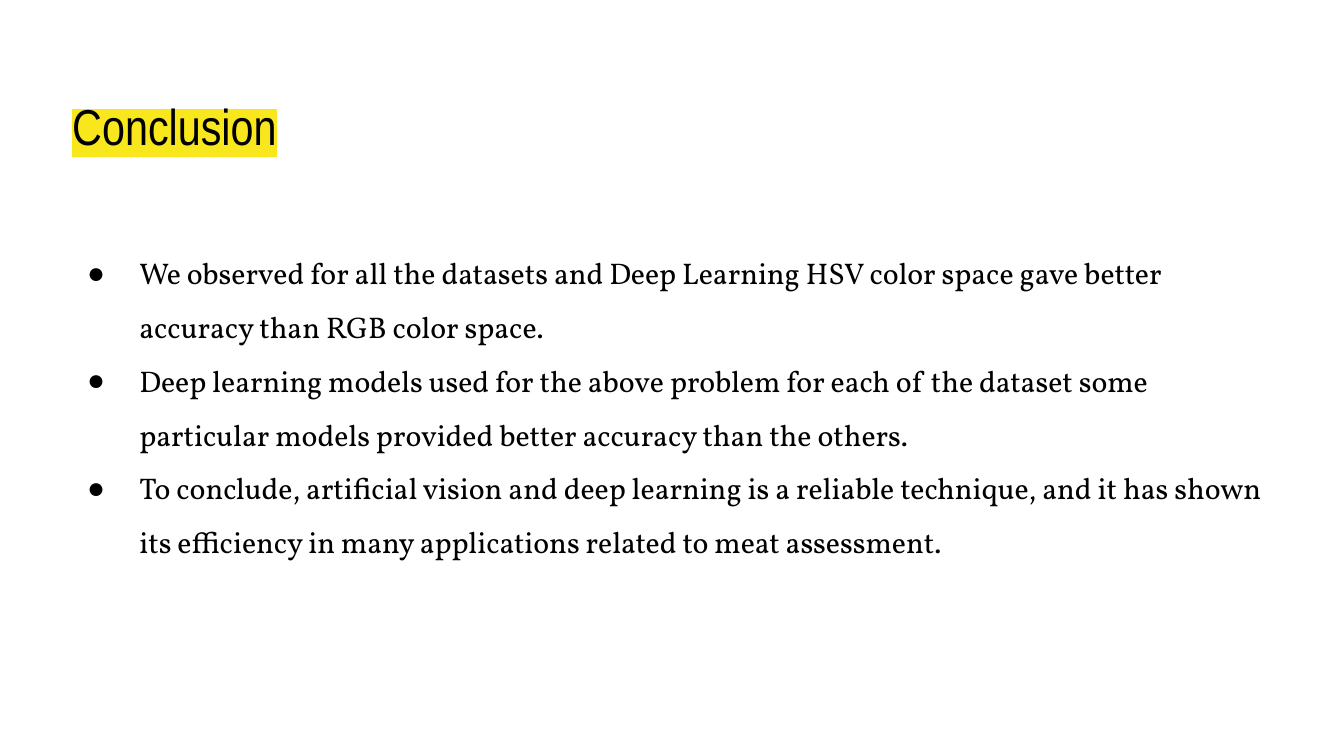
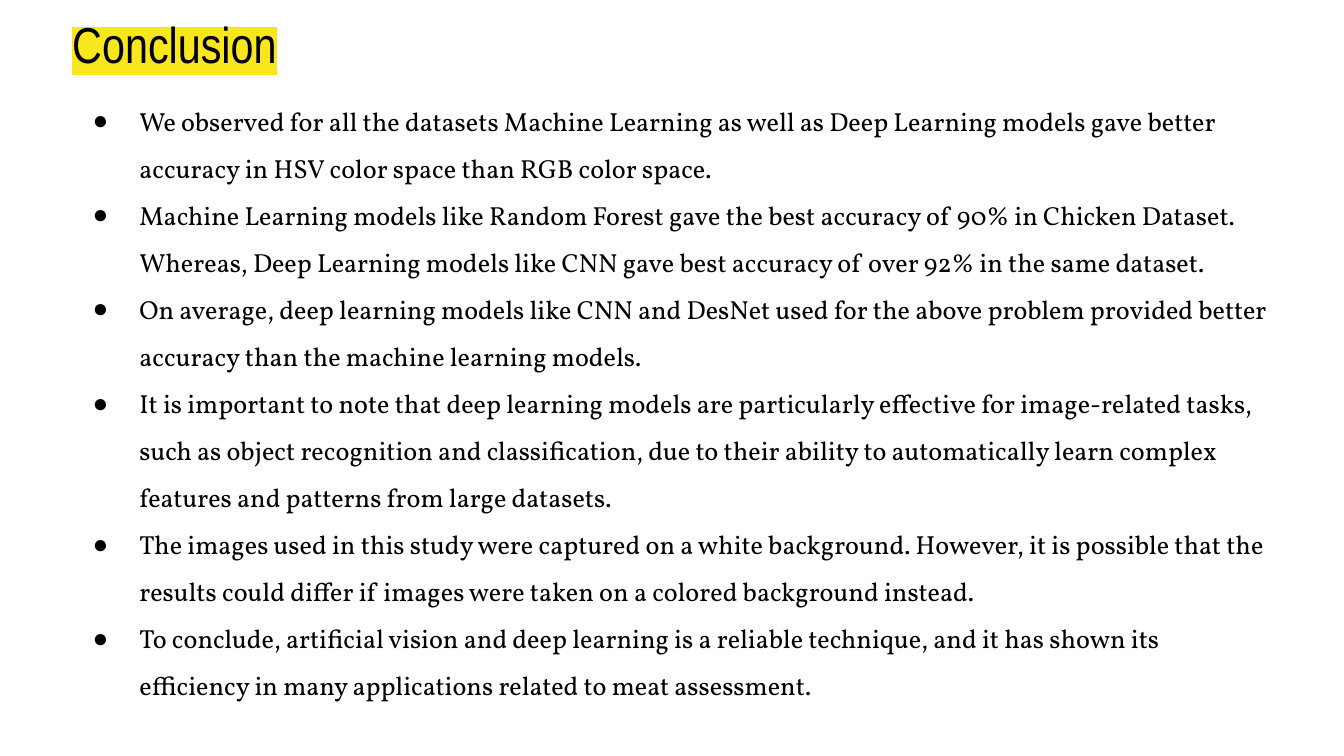
Before and after one commit to DebRC/Meat-Quality-Gradation-Research-Project-2023, a slide deck: slide 27 of Report-Paper-Survey/8th Semester/Report-Presentation.pptx (slide 14 before the commit). Drawn at 1344x756 pixels with LibreOffice and Linux fonts; fonts in the diff are those of the drawing. Boxes give left, top, right and bottom in pixels: in the first picture for what was removed or moved away, otherwise in the second. Text is boxed around its words. In the diff, an @@ line names an element or a change of style, - is before the commit and + after.

```diff
--- a/Report-Paper-Survey/8th Semester/Report-Presentation.pptx
+++ b/Report-Paper-Survey/8th Semester/Report-Presentation.pptx
@@ title "Conclusion": place and size @@
-title "Conclusion" at [72, 105, 276, 146]
+title "Conclusion" at [72, 22, 276, 64]
@@ text "We observed for all the ...": place and size @@
-text "We observed for all the ..." at [139, 262, 1261, 561]
+text "We observed for all the ..." at [139, 112, 1266, 702]
@@ text at [139, 112, 1266, 608]: text changed; size 16 to 14 pt @@
-● We observed for all the datasets and Deep Learning HSV color space gave better accuracy than RGB color space.
-● Deep learning models used for the above problem for each of the dataset some particular models provided better accuracy than the others.
+● We observed for all the datasets Machine Learning as well as Deep Learning models gave better accuracy in HSV color space than RGB color space.
+● Machine Learning models like Random Forest gave the best accuracy of 90% in Chicken Dataset. Whereas, Deep Learning models like CNN gave best accuracy of over 92% in the same dataset.
+● On average, deep learning models like CNN and DesNet used for the above problem provided better accuracy than the machine learning models.
+● It is important to note that deep learning models are particularly effective for image-related tasks, such as object recognition and classification, due to their ability to automatically learn complex features and patterns from large datasets.
+● The images used in this study were captured on a white background. However, it is possible that the results could differ if images were taken on a colored background instead.
@@ text at [139, 629, 1159, 702]: size 16 to 14 pt in "To conclude, artificial vision and deep learning ..."; indent changed @@
```
Also in this commit, not shown: 5 other slides changed, 19 slides added, 5 slides removed, 1 other file.
